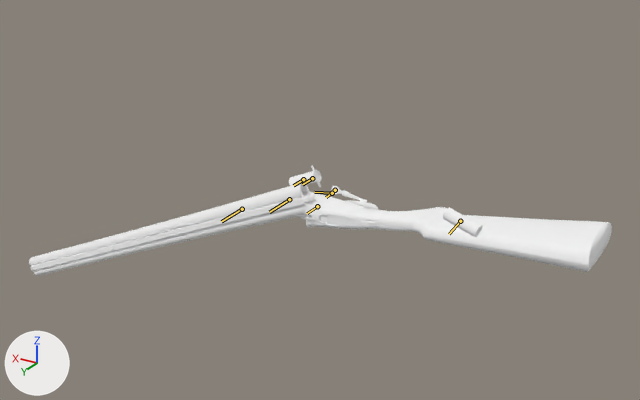
One commit to the glTF model xogot/assets/weapons/aether_waw_real/doublebarrel/viewmodel.glb: the scene before it, then after it.
Camera for both pictures: a camera (50 mm lens) standing at (-0.835, 1.384, 0.708) and looking at (0.103, -0.179, -0.074). Lighting does not change. The marker at lower left points along +X, +Y and +Z. The older version comes first. Both versions are drawn at frame 52 of the action 'PSA_viewmodel_double_barrel_shotgun_partial_reload'; the numbers are the values there. The bones that change, and the others that lie on the model, are drawn over the model as lines.

Objects in the first picture: 'DoubleBarrel'.
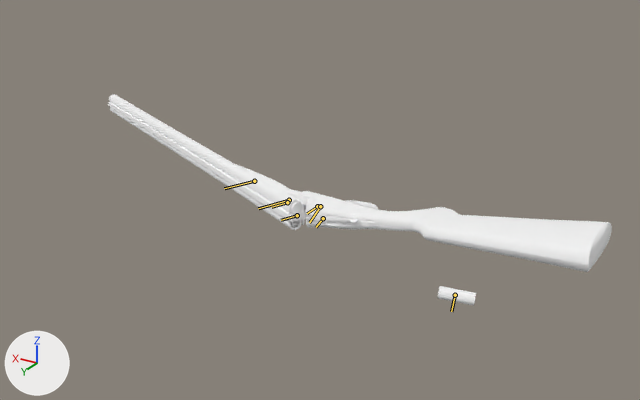
The change, as a diff of the scene's bpy script:
```diff
--- a/xogot/assets/weapons/aether_waw_real/doublebarrel/viewmodel.glb.py
+++ b/xogot/assets/weapons/aether_waw_real/doublebarrel/viewmodel.glb.py
@@ bone_tag_lever @@
 bone_tag_lever = bpy.data.objects['DoubleBarrel.ao'].pose.bones['tag_lever']  # child of 'j_gun'
-bone_tag_lever.location = (-0.008, -0.044, 0.044)
-bone_tag_lever.rotation_quaternion = (0.994, -0.015, -0.094, -0.049)  # degrees (-1, -11, -6)
+bone_tag_lever.location = (0.0, 0.0, 0.0)
+bone_tag_lever.rotation_quaternion = (0.999, -0.002, 0.047, 0.0)  # degrees (0, 5, 0)
@@ bone_tag_barrels @@
 bone_tag_barrels = bpy.data.objects['DoubleBarrel.ao'].pose.bones['tag_barrels']  # child of 'j_gun'
-bone_tag_barrels.location = (0.0, -0.001, 0.001)
-bone_tag_barrels.rotation_quaternion = (0.978, 0.0, 0.211, 0.0)  # degrees (0, 24, 0)
+bone_tag_barrels.location = (0.0, 0.0, 0.0)
+bone_tag_barrels.rotation_quaternion = (0.978, 0.0, 0.0, -0.211)  # degrees (0, 0, -24)
@@ bone_tag_extractor @@
 bone_tag_extractor = bpy.data.objects['DoubleBarrel.ao'].pose.bones['tag_extractor']  # child of 'tag_barrels'
-bone_tag_extractor.location = (-0.007, -0.029, 0.029)
+bone_tag_extractor.location = (-0.007, 0.0, 0.0)
@@ bone_tag_shell2 @@
 bone_tag_shell2 = bpy.data.objects['DoubleBarrel.ao'].pose.bones['tag_shell2']  # child of 'tag_extractor'
-bone_tag_shell2.location = (-0.351, 0.07, -0.11)
-bone_tag_shell2.rotation_quaternion = (0.926, -0.156, -0.331, -0.098)  # degrees (-17, -40, -6)
+bone_tag_shell2.location = (-0.351, -0.126, -0.054)
+bone_tag_shell2.rotation_quaternion = (0.926, -0.156, -0.098, 0.331)  # degrees (-21, -4, 40)
@@ bone_tag_shell1 @@
 bone_tag_shell1 = bpy.data.objects['DoubleBarrel.ao'].pose.bones['tag_shell1']  # child of 'tag_extractor'
-bone_tag_shell1.location = (0.0, -0.016, -0.016)
+bone_tag_shell1.location = (0.0, 0.0, 0.0)
```

Where the change shows, as pixel boxes [x1, y1, x2, y2] in the pictures (640 x 400 px):
'DoubleBarrel', posed (14% narrower, 92% taller)
    before: [29, 166, 612, 276]
    after: [108, 94, 612, 306]
bone 'tag_lever', root to tip
    before: (335, 190) to (326, 197)
    after: (323, 218) to (316, 227)
bone 'tag_barrels', root to tip
    before: (289, 199) to (269, 212)
    after: (289, 200) to (258, 208)
bone 'tag_extractor', root to tip
    before: (312, 178) to (302, 184)
    after: (297, 215) to (281, 220)
bone 'tag_shell2', root to tip
    before: (460, 221) to (449, 234)
    after: (455, 295) to (451, 311)
bone 'tag_shell1', root to tip
    before: (303, 179) to (293, 185)
    after: (287, 202) to (271, 207)
